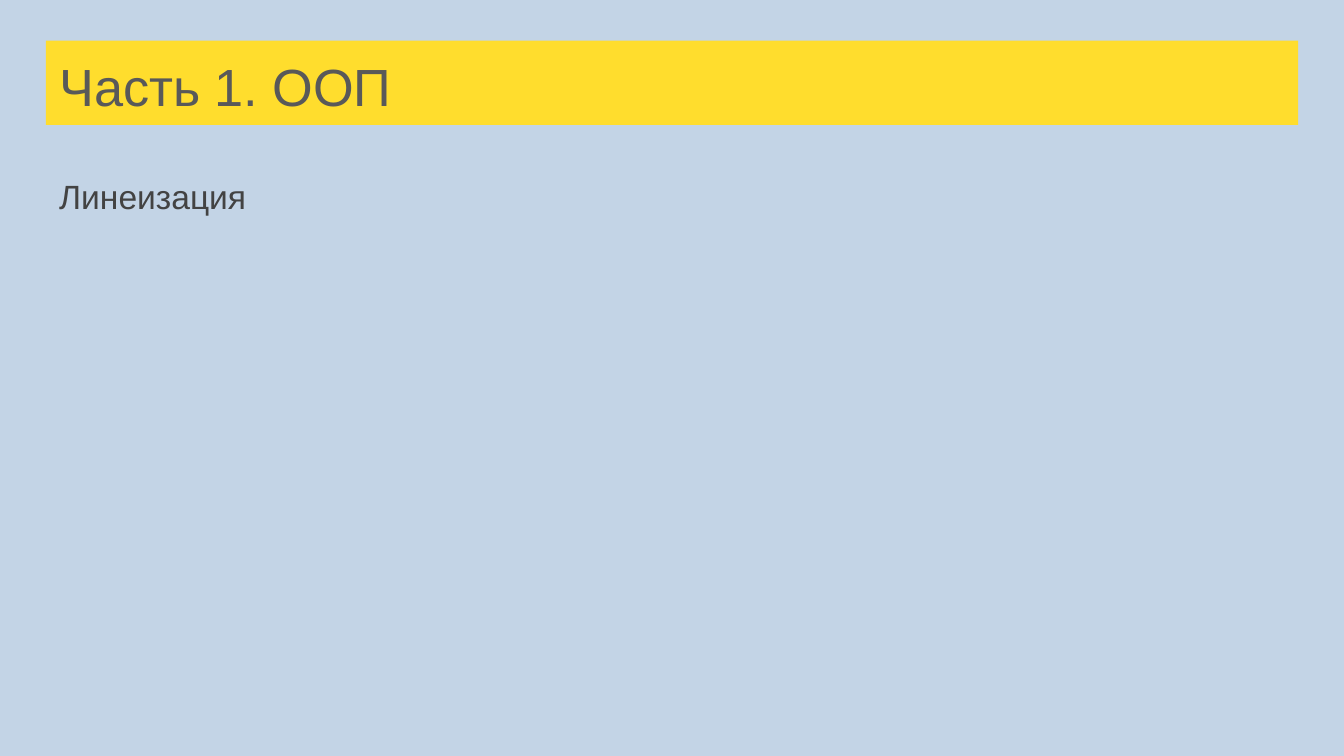
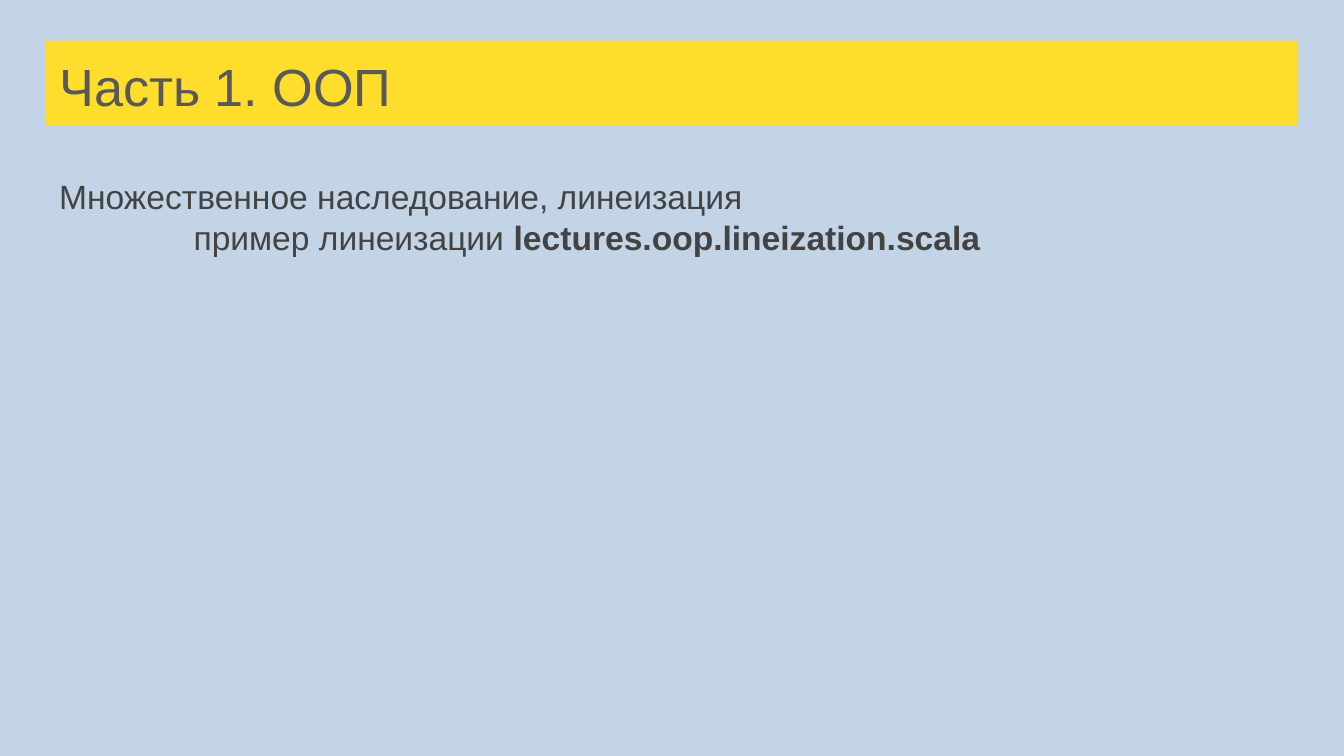
Before and after one commit to skye17/scala-school, a slide deck: slide 110 of src/main/resources/Лекции Scala для FinTech.pptx (slide 99 before the commit). Drawn at 1344x756 pixels with LibreOffice and Linux fonts; fonts in the diff are those of the drawing. Boxes give left, top, right and bottom in pixels: in the first picture for what was removed or moved away, otherwise in the second. Text is boxed around its words. In the diff, an @@ line names an element or a change of style, - is before the commit and + after.

```diff
--- a/src/main/resources/Лекции Scala для FinTech.pptx
+++ b/src/main/resources/Лекции Scala для FinTech.pptx
@@ text removed at [59,186,246,216] @@
-Линеизация
@@ text added at [59,186,980,256], 18 pt, text #434343 @@
+Множественное наследование, линеизация
+пример линеизации lectures.oop.lineization.scala
```
Also in this commit, not shown: 4 other slides changed, 17 slides added, 1 slide removed, 20 other files.
